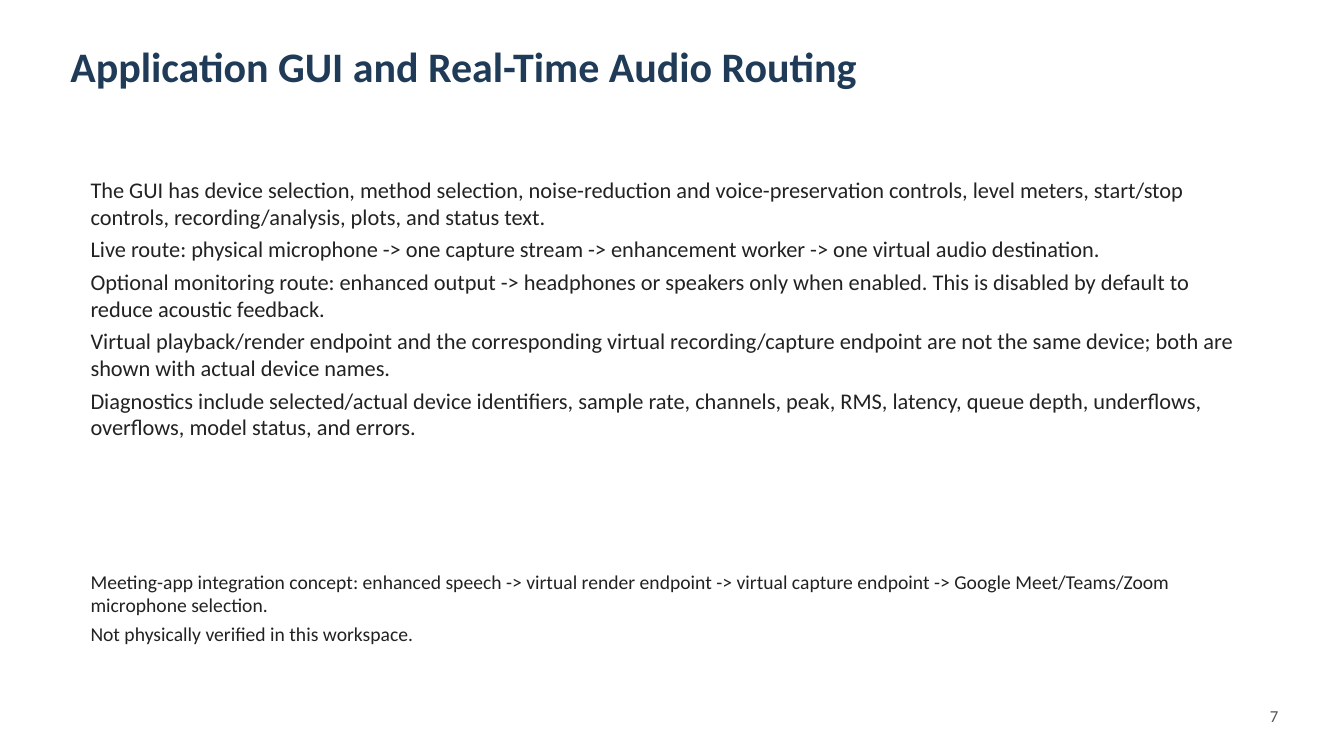
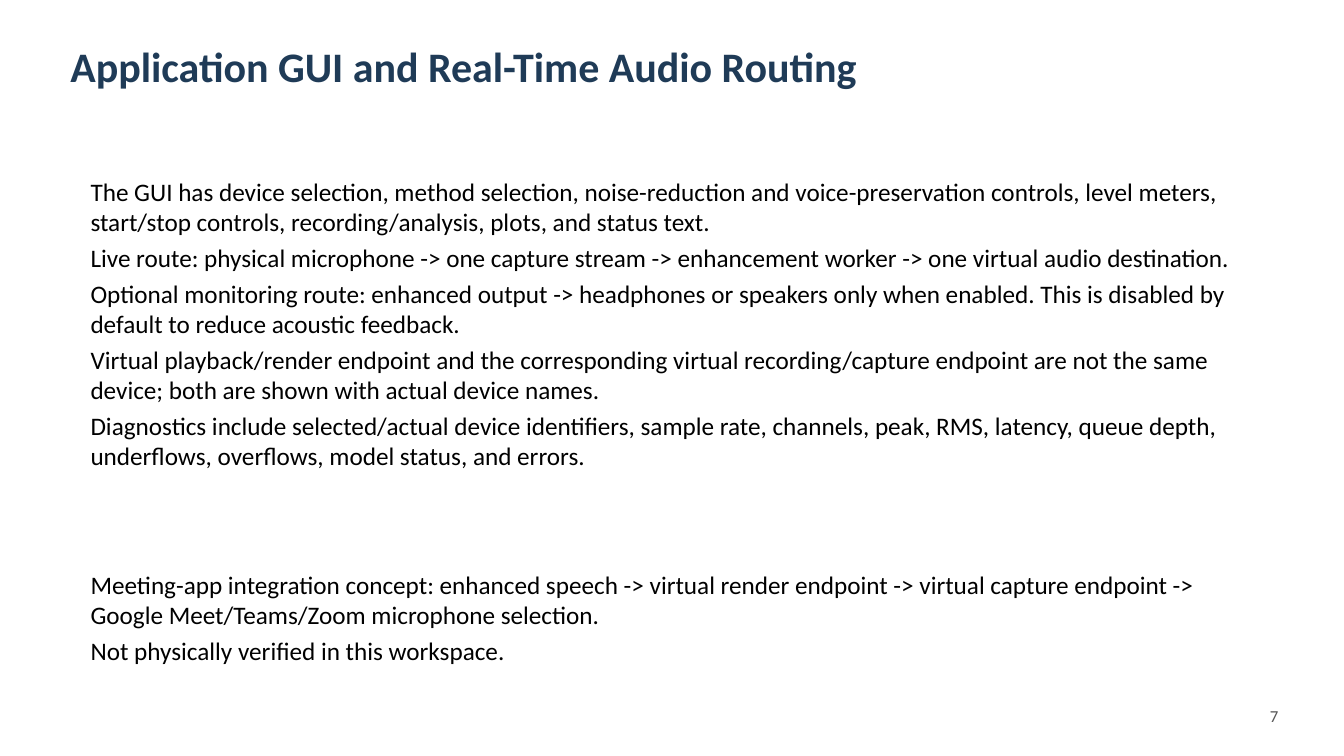
Before and after one commit to sriramkanuri-tech/HybridspeechEnhancementandNoiseRemoval, a slide deck: slide 7 of Speech_Enhancement_Project_Review.pptx. Drawn at 1344x756 pixels with LibreOffice and Linux fonts; fonts in the diff are those of the drawing. Boxes give left, top, right and bottom in pixels: in the first picture for what was removed or moved away, otherwise in the second. Text is boxed around its words. In the diff, an @@ line names an element or a change of style, - is before the commit and + after.

```diff
--- a/Speech_Enhancement_Project_Review.pptx
+++ b/Speech_Enhancement_Project_Review.pptx
@@ text "The GUI has device selection, ..." at bbox=[91, 183, 1228, 468]: size 16 to 18 pt, text colour #222222 to #000000 @@
@@ text "Meeting-app integration concept: enhanced speech ..." at bbox=[91, 576, 1167, 664]: size 14 to 18 pt, text colour #222222 to #000000 @@
```
Also in this commit, not shown: 10 other slides changed, 4 other files.
